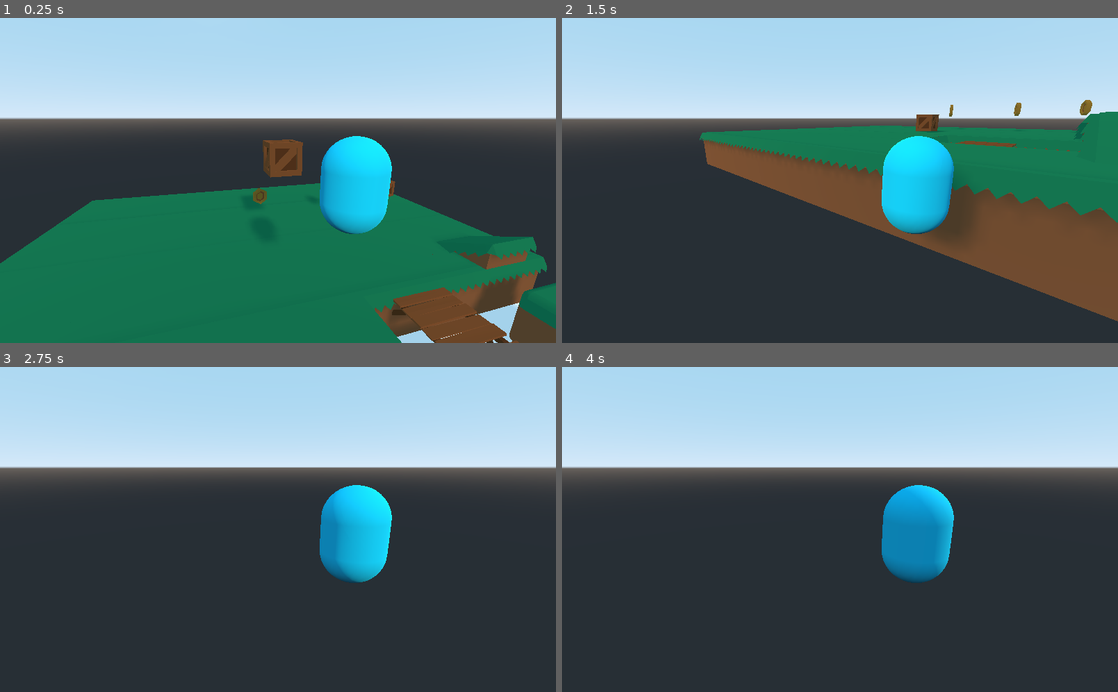
Above: before the commit, frames 1-4 (two rows, left to right).
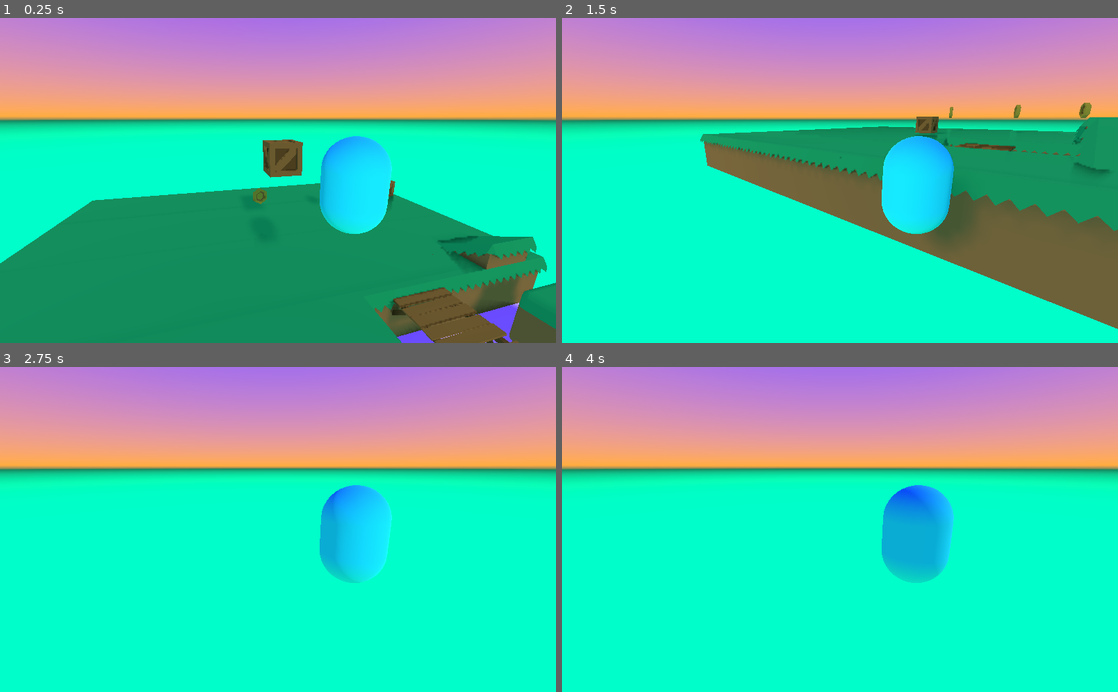
Above: after the commit, the same moments.

Repository: leozende/project-godot
Game: Godot game, scene res://Phase_1.tscn
Same seed, same stepped clock (60 frames per second), same inputs: the game is played once before the commit and once after it.
Inputs (mouse positions are in pixels of both pictures, inside the frame that each line leads up to):
- Up to frame 1 (0.25 s): no input
- Up to frame 2 (1.5 s): tap Enter (ui_accept) at 0.5, 0.6 s; move the mouse to (962, 164) at 0.52 s; hold D (move_right) 0.53-1.28 s; tap Space (jump) at 0.77, 0.8, 1.07, 1.35 s; move the mouse to (728, 196) at 1.27 s; hold S (move_backward) from 1.28 s (still down)
- Up to frame 3 (2.75 s): tap Space (jump) at 1.52, 1.82, 2.3 s; tap Enter (ui_accept) at 1.55, 2.1 s; move the mouse to (333, 458) at 2.02 s; release S (move_backward) at 2.03 s; hold D (move_right) from 2.03 s (still down)
- Up to frame 4 (4 s): tap Enter (ui_accept) at 2.75, 2.85, 3.5 s; move the mouse to (812, 594) at 2.77 s; release D (move_right) at 2.78 s; hold W (move_forward) 2.78-3.53 s; tap Space (jump) at 3.02, 3.32, 3.6, 3.77 s; move the mouse to (1006, 578) at 3.52 s; hold A (move_left) from 3.53 s (still down)

The runs differ from the first frame. In frame 1, 86% of the frame differs, in the area x 0-100%, y 0-100%; in frame 2, 83%; in frame 3, 99%; in frame 4, 100%.

Commit message:
Enviroment

Diff:
--- a/Phase_1.tscn
+++ b/Phase_1.tscn
@@ -14,6 +14,24 @@
 
 [sub_resource type="ConcavePolygonShape" id=2]
 data = PoolVector3Array( 5, 0, 5, -5, 0, 5, 5, 0, -5, -5, 0, 5, -5, 0, -5, 5, 0, -5 )
+
+[sub_resource type="ProceduralSky" id=3]
+sky_top_color = Color( 0, 0.109804, 1, 1 )
+sky_horizon_color = Color( 0.92549, 0.615686, 0.176471, 1 )
+sky_curve = 0.245887
+ground_bottom_color = Color( 0, 1, 0.717647, 1 )
+ground_horizon_color = Color( 0.0745098, 0.0352941, 0.00392157, 1 )
+sun_color = Color( 0.933333, 0, 0, 1 )
+texture_size = 1
+
+[sub_resource type="Environment" id=4]
+background_mode = 2
+background_sky = SubResource( 3 )
+background_color = Color( 0.290196, 0.635294, 0.823529, 1 )
+background_energy = 1.26
+ss_reflections_enabled = true
+ss_reflections_fade_in = 0.0724453
+ss_reflections_fade_out = 12.1257
 
 [node name="World" type="Spatial"]
 script = ExtResource( 6 )
@@ -140,3 +158,6 @@
 
 [node name="coinGold3" parent="Coins" instance=ExtResource( 8 )]
 transform = Transform( 1, 0, 0, 0, 1, 0, 0, 0, 1, 0, 1.5, -2 )
+
+[node name="WorldEnvironment" type="WorldEnvironment" parent="."]
+environment = SubResource( 4 )
--- a/Scripts/Character.gd
+++ b/Scripts/Character.gd
@@ -9,36 +9,45 @@
 
 var is_jumping := false
 
+func _ready():
+	Input.set_mouse_mode(Input.MOUSE_MODE_CAPTURED)
+
 func _physics_process(delta):
 	velocity += gravity * delta
 
-	if is_jumping:
-		velocity.y += jump_force
-
-	move_input()
-	velocity = move_and_slide(velocity, Vector3.UP, true)
-
-func move_input():
-	var velocity_y = velocity.y
-
-	velocity = Vector3.ZERO
-
-	if Input.is_action_pressed("move_forward"):
-		velocity -= transform.basis.z * speed
-	if Input.is_action_pressed("move_backward"):
-		velocity += transform.basis.z * speed
-	if Input.is_action_pressed("move_left"):
-		velocity -= transform.basis.x * speed
-	if Input.is_action_pressed("move_right"):
-		velocity += transform.basis.x * speed
-
-	velocity.y = velocity_y
+	move_input(delta)
 
 	if Input.is_action_just_pressed("jump") and is_on_floor():
 		is_jumping = true
+		velocity.y += jump_force
 	else:
 		is_jumping = false
+
+	var snap_vector = Vector3.DOWN if not is_jumping else Vector3.ZERO
+
+	velocity = move_and_slide_with_snap(velocity, snap_vector, Vector3.UP, true, 4, deg2rad(70))
+
+func move_input(delta):
+	var input = Vector3.ZERO
+
+	if Input.is_action_pressed("move_forward"):
+		input -= transform.basis.z * speed
+	if Input.is_action_pressed("move_backward"):
+		input += transform.basis.z * speed
+	if Input.is_action_pressed("move_left"):
+		input -= transform.basis.x * speed
+	if Input.is_action_pressed("move_right"):
+		input += transform.basis.x * speed
+
+	velocity.x = input.x
+	velocity.z = input.z
 
 func _unhandled_input(event):
 	if event is InputEventMouseMotion:
 		rotate_y(-lerp(0, mouse_rotation, event.relative.x / 10))
+
+	if Input.is_action_just_pressed("ui_cancel"):
+		Input.set_mouse_mode(Input.MOUSE_MODE_VISIBLE)
+
+	if Input.is_action_just_pressed("ui_accept") and Input.get_mouse_mode() == Input.MOUSE_MODE_VISIBLE:
+		Input.set_mouse_mode(Input.MOUSE_MODE_CAPTURED)
Not shown: 1 places in Phase_1.tscn that only renumber resources
